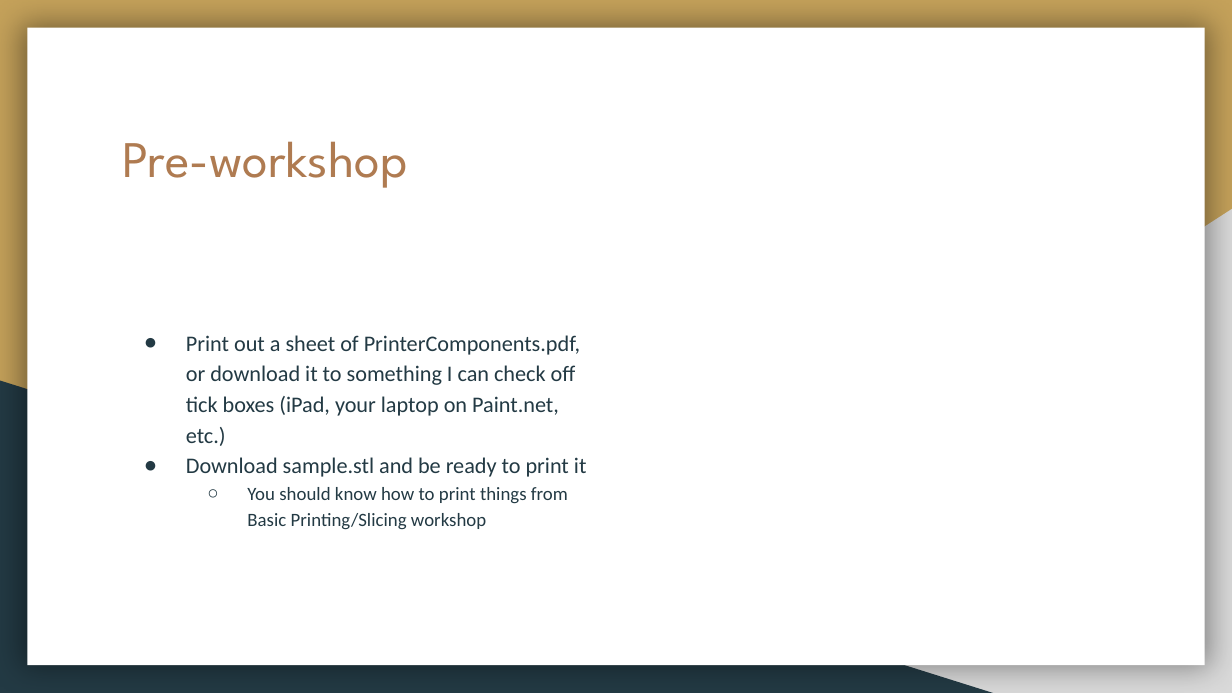
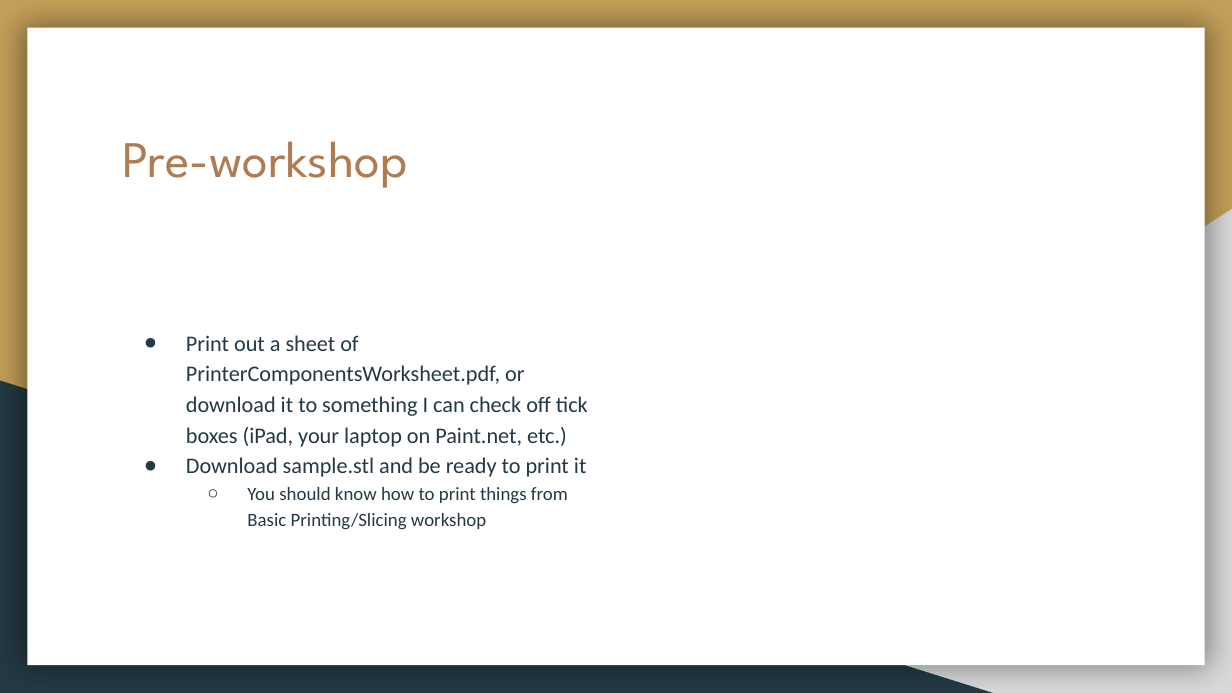
Before and after one commit to AndrewSiew/RapidPrototypingWorkshop, a slide deck: slide 2 of 4/printer components.pptx. Drawn at 1232x693 pixels with LibreOffice and Linux fonts; fonts in the diff are those of the drawing. Boxes give left, top, right and bottom in pixels: in the first picture for what was removed or moved away, otherwise in the second. Text is boxed around its words. In the diff, an @@ line names an element or a change of style, - is before the commit and + after.

```diff
--- a/4/printer components.pptx
+++ b/4/printer components.pptx
@@ text at (x1=186, y1=335, x2=588, y2=447): text changed @@
-● Print out a sheet of PrinterComponents.pdf, or download it to something I can check off tick boxes (iPad, your laptop on Paint.net, etc.)
+● Print out a sheet of PrinterComponentsWorksheet.pdf, or download it to something I can check off tick boxes (iPad, your laptop on Paint.net, etc.)
```
Also in this commit, not shown: 2 other slides changed, 1 other file.
